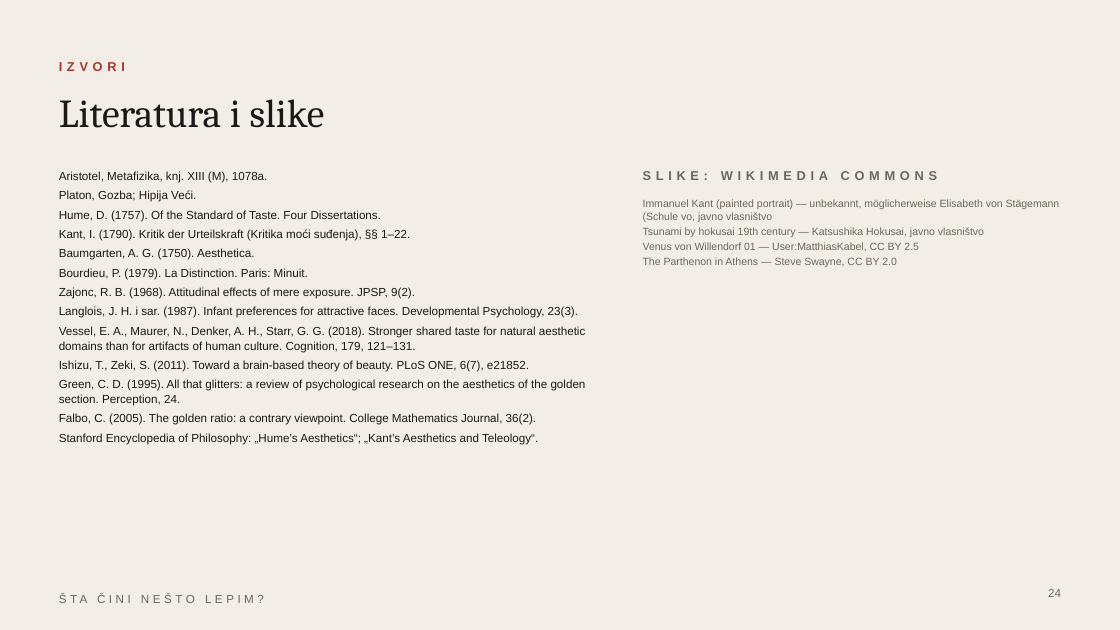
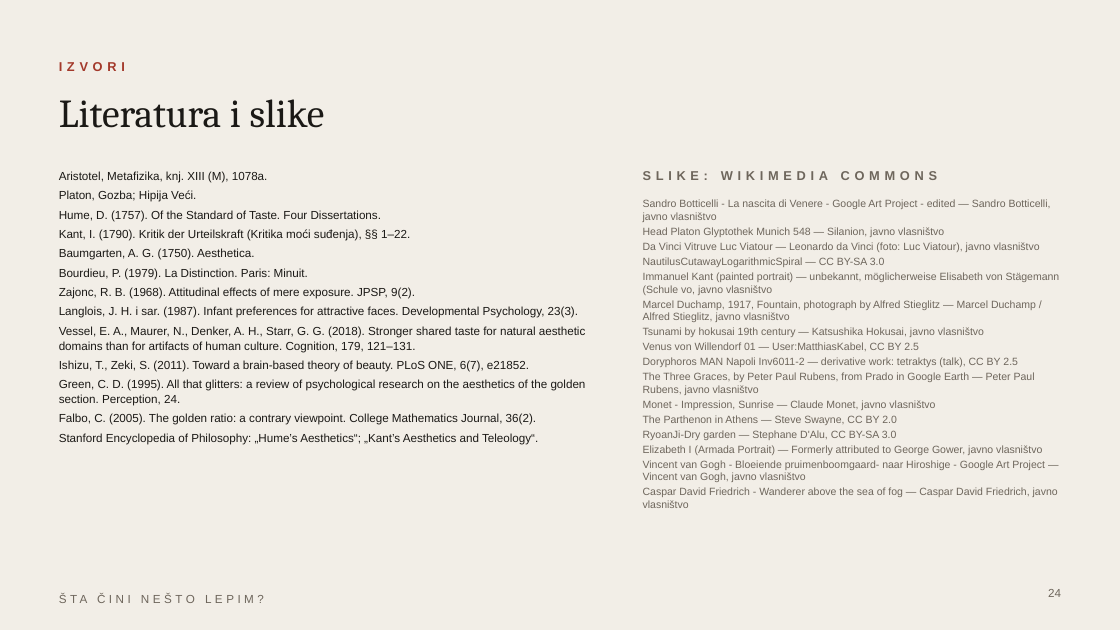
Before and after one commit to aalleekkk/presentation-test, a slide deck: slide 24 of Sta_cini_nesto_lepim.pptx. Drawn at 1120x630 pixels with LibreOffice and Linux fonts; fonts in the diff are those of the drawing. Boxes give left, top, right and bottom in pixels: in the first picture for what was removed or moved away, otherwise in the second. Text is boxed around its words. In the diff, an @@ line names an element or a change of style, - is before the commit and + after.

```diff
--- a/Sta_cini_nesto_lepim.pptx
+++ b/Sta_cini_nesto_lepim.pptx
@@ text at (x1=643, y1=199, x2=1051, y2=267): paragraphs added @@
+Sandro Botticelli - La nascita di Venere - Google Art Project - edited — Sandro Botticelli, javno vlasništvo
+Head Platon Glyptothek Munich 548 — Silanion, javno vlasništvo
+Da Vinci Vitruve Luc Viatour — Leonardo da Vinci (foto: Luc Viatour), javno vlasništvo
+NautilusCutawayLogarithmicSpiral — CC BY-SA 3.0
@@ text at (x1=643, y1=300, x2=1036, y2=322): paragraph added @@
+Marcel Duchamp, 1917, Fountain, photograph by Alfred Stieglitz — Marcel Duchamp / Alfred Stieglitz, javno vlasništvo
@@ text at (x1=643, y1=357, x2=1035, y2=410): paragraphs added @@
+Doryphoros MAN Napoli Inv6011-2 — derivative work: tetraktys (talk), CC BY 2.5
+The Three Graces, by Peter Paul Rubens, from Prado in Google Earth — Peter Paul Rubens, javno vlasništvo
+Monet - Impression, Sunrise — Claude Monet, javno vlasništvo
@@ text at (x1=643, y1=430, x2=1058, y2=508): paragraphs added @@
+RyoanJi-Dry garden — Stephane D'Alu, CC BY-SA 3.0
+Elizabeth I (Armada Portrait) — Formerly attributed to George Gower, javno vlasništvo
+Vincent van Gogh - Bloeiende pruimenboomgaard- naar Hiroshige - Google Art Project — Vincent van Gogh, javno vlasništvo
+Caspar David Friedrich - Wanderer above the sea of fog — Caspar David Friedrich, javno vlasništvo
```
Also in this commit, not shown: 5 other slides changed, 4 other files.
